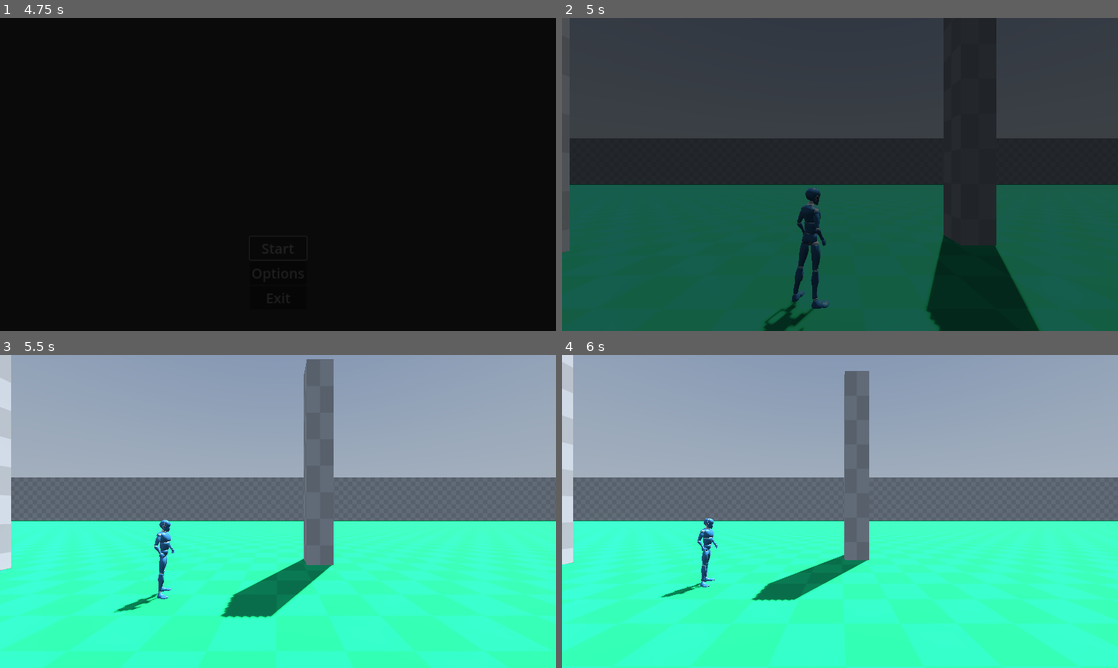
Above: before the commit, frames 1-4 (two rows, left to right).
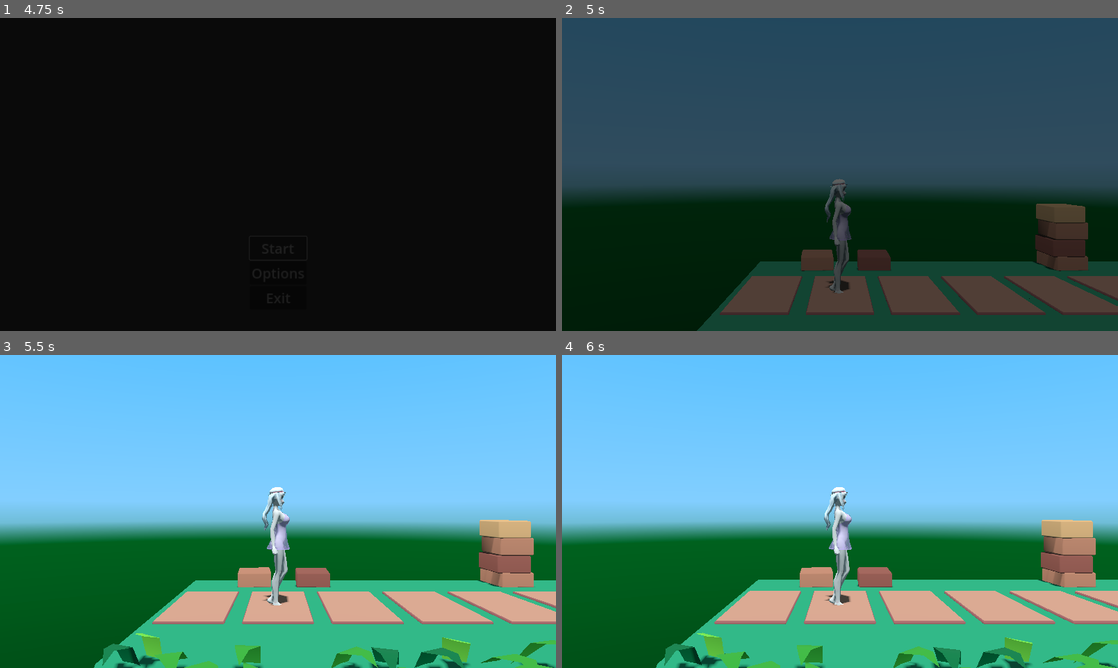
Above: after the commit, the same moments.

Repository: KoB-Kirito/nsfw-minijam-6
Game: Godot game, scene res://menu/splash_screen/splash_screen.tscn
Same seed, same stepped clock (60 frames per second), same inputs: the game is played once before the commit and once after it. A sky picture missing from this copy of the repository is replaced by a grey-blue gradient.
Inputs (mouse positions are in pixels of both pictures, inside the frame that each line leads up to):
- Up to frame 1 (4.75 s): move the mouse to (400, 158) at 0.52 s; click (400, 158) at 0.67 s; tap Enter at 1.25 s; drag from (166, 190) to (250, 237) at 1.27 s; tap Space at 2 s; move the mouse to (333, 105) at 2.02 s; click (333, 105) at 2.17 s; drag from (250, 237) to (111, 127) at 2.77 s; move the mouse to (444, 221) at 3.52 s; click (444, 221) at 3.67 s; click "Start" at 4.25 s
- Up to frame 2 (5 s): no input
- Up to frame 3 (5.5 s): move the mouse to (233, 508) at 5.02 s
- Up to frame 4 (6 s): move the mouse to (845, 511) at 5.77 s

Frame 1 is identical in both runs. In frame 2, 87% of the frame differs, in the area x 0-100%, y 0-100%; in frame 3, 100%; in frame 4, 100%.

Commit message:
add plenty of cc0 sounds, added demo sounds to option menu

Diff:
--- a/menu/main_menu/main_menu.tscn
+++ b/menu/main_menu/main_menu.tscn
@@ -1,7 +1,8 @@
-[gd_scene load_steps=4 format=3 uid="uid://dn4dashthsf4l"]
+[gd_scene load_steps=5 format=3 uid="uid://dn4dashthsf4l"]
 
 [ext_resource type="Theme" uid="uid://c46na1j7c1bq" path="res://menu/theme.tres" id="1_xjn03"]
 [ext_resource type="Script" path="res://menu/main_menu/main_menu.gd" id="2_opjhm"]
+[ext_resource type="AudioStream" uid="uid://2nrnsvnhc8py" path="res://assets/audio/bgm/Main Menu Music.wav" id="3_cg7ky"]
 [ext_resource type="PackedScene" uid="uid://csligmwblw82j" path="res://menu/options_menu/options_menu.tscn" id="3_d7lqq"]
 
 [node name="MainMenu" type="Control"]
@@ -13,7 +14,8 @@
 grow_vertical = 2
 theme = ExtResource("1_xjn03")
 script = ExtResource("2_opjhm")
-start_scene = "res://game/main.tscn"
+start_scene = "res://game/levels/Testlevel.tscn"
+bgm = ExtResource("3_cg7ky")
 
 [node name="VBoxContainer" type="VBoxContainer" parent="."]
 layout_mode = 1
--- a/menu/options_menu/audio.gd
+++ b/menu/options_menu/audio.gd
@@ -1,4 +1,8 @@
 extends TabBar
+
+
+## Sounds that will play when a slider is moved. Use same index as the bus layout order
+@export var demo_sounds: Array[AudioStream]
 
 
 func _ready() -> void:
@@ -8,6 +12,8 @@
 func setup_audio_options() -> void:
 	# master volume
 	%MasterVolumeOption.bus_index = 0
+	if demo_sounds.size() > 0:
+		%MasterVolumeOption.set_demo_sound(demo_sounds[0])
 
 	# add other busses
 	for bus_index in range(1, AudioServer.bus_count):
@@ -15,3 +21,5 @@
 		volume_option.name = AudioServer.get_bus_name(bus_index) + "VolumeOption"
 		%VolumeSliderContainer.add_child(volume_option)
 		volume_option.bus_index = bus_index
+		if demo_sounds.size() > bus_index:
+			volume_option.set_demo_sound(demo_sounds[bus_index])
--- a/menu/options_menu/options_menu.tscn
+++ b/menu/options_menu/options_menu.tscn
@@ -1,10 +1,38 @@
-[gd_scene load_steps=6 format=3 uid="uid://csligmwblw82j"]
+[gd_scene load_steps=19 format=3 uid="uid://csligmwblw82j"]
 
 [ext_resource type="Theme" uid="uid://c46na1j7c1bq" path="res://menu/theme.tres" id="1_63gep"]
 [ext_resource type="Script" path="res://menu/options_menu/options_menu.gd" id="2_rkcsq"]
 [ext_resource type="PackedScene" uid="uid://6so3mi5a1jed" path="res://menu/options_menu/volume_option.tscn" id="3_22gke"]
 [ext_resource type="Script" path="res://menu/options_menu/audio.gd" id="3_g02p7"]
+[ext_resource type="AudioStream" uid="uid://e1l5s4fmkg5f" path="res://assets/audio/bgm/indie-summer-141351.mp3" id="4_e7ivl"]
+[ext_resource type="AudioStream" uid="uid://iwksqjdvnuqn" path="res://assets/audio/bgm/wind-outside-sound-ambient-141989.mp3" id="4_wuuks"]
 [ext_resource type="Script" path="res://menu/options_menu/video.gd" id="5_exke4"]
+[ext_resource type="AudioStream" uid="uid://creavntres7bh" path="res://assets/audio/sounds/battle/swing2.wav" id="6_a5nbx"]
+[ext_resource type="AudioStream" uid="uid://d06frfpnvk3b5" path="res://assets/audio/sounds/battle/sword-unsheathe.wav" id="7_w4dnf"]
+[ext_resource type="AudioStream" uid="uid://doi7le2xvy0ya" path="res://assets/audio/voices/catgirl/jump/002_jump.wav" id="8_d6qsj"]
+[ext_resource type="AudioStream" uid="uid://2ewb6owwhhob" path="res://assets/audio/voices/catgirl/swing/002_swing.wav" id="9_c8rdr"]
+[ext_resource type="AudioStream" uid="uid://d6vn5c8h8mj1" path="res://assets/audio/voices/catgirl/congratulations/001_congratulations.wav" id="10_s4ovv"]
+[ext_resource type="AudioStream" uid="uid://gnb78tbg4ku2" path="res://assets/audio/voices/catgirl/i'll do my best/003_ill-do-my-best.wav" id="11_l7vjr"]
+[ext_resource type="AudioStream" uid="uid://bkqj6tubndnak" path="res://assets/audio/voices/catgirl/meow/001_meow.wav" id="11_xqcq5"]
+[ext_resource type="AudioStream" uid="uid://ly6tatjnwbiv" path="res://assets/audio/voices/catgirl/power meter full/003_power-meter-full.wav" id="12_lb820"]
+[ext_resource type="AudioStream" uid="uid://0wgnn86ehi41" path="res://assets/audio/voices/catgirl/Type 1/tornado.wav" id="13_0fjgh"]
+
+[sub_resource type="AudioStreamRandomizer" id="AudioStreamRandomizer_41flq"]
+random_pitch = 1.2
+random_volume_offset_db = 1.0
+streams_count = 5
+stream_0/stream = ExtResource("11_xqcq5")
+stream_1/stream = ExtResource("6_a5nbx")
+stream_2/stream = ExtResource("7_w4dnf")
+stream_3/stream = ExtResource("8_d6qsj")
+stream_4/stream = ExtResource("9_c8rdr")
+
+[sub_resource type="AudioStreamRandomizer" id="AudioStreamRandomizer_6eig2"]
+streams_count = 4
+stream_0/stream = ExtResource("10_s4ovv")
+stream_1/stream = ExtResource("11_l7vjr")
+stream_2/stream = ExtResource("12_lb820")
+stream_3/stream = ExtResource("13_0fjgh")
 
 [node name="OptionsMenu" type="Control"]
 layout_mode = 3
@@ -50,12 +78,12 @@
 layout_mode = 2
 size_flags_vertical = 3
 tab_alignment = 1
-current_tab = 1
+current_tab = 0
 
 [node name="Audio" type="TabBar" parent="MarginContainer/VBoxContainer/TabContainer"]
-visible = false
 layout_mode = 2
 script = ExtResource("3_g02p7")
+demo_sounds = Array[AudioStream]([ExtResource("4_wuuks"), ExtResource("4_e7ivl"), SubResource("AudioStreamRandomizer_41flq"), SubResource("AudioStreamRandomizer_6eig2")])
 metadata/_tab_index = 0
 
 [node name="MarginContainer" type="MarginContainer" parent="MarginContainer/VBoxContainer/TabContainer/Audio"]
@@ -79,6 +107,7 @@
 layout_mode = 2
 
 [node name="Video" type="TabBar" parent="MarginContainer/VBoxContainer/TabContainer"]
+visible = false
 layout_mode = 2
 script = ExtResource("5_exke4")
 metadata/_tab_index = 1
--- a/menu/options_menu/volume_option.gd
+++ b/menu/options_menu/volume_option.gd
@@ -1,22 +1,17 @@
 class_name VolumeOption
 extends HBoxContainer
 
-
-@export var demo_sound: AudioStream
 
 @onready var bus_index: int = 0:
 	set(value):
 		bus_index = value
 		%Label.text = AudioServer.get_bus_name(bus_index) + " Volume"
 		%VolumeSlider.value = db_to_percent(AudioServer.get_bus_volume_db(bus_index))
+		%snd_demo.bus = AudioServer.get_bus_name(bus_index)
 
 
-func _ready() -> void:
-	if not demo_sound:
-		push_warning("No demo sound set for " + AudioServer.get_bus_name(bus_index))
-		return
-
-	%snd_demo.stream = demo_sound
+func set_demo_sound(stream: AudioStream) -> void:
+	%snd_demo.stream = stream
 
 
 func _on_volume_slider_value_changed(value: float) -> void:
@@ -26,7 +21,13 @@
 
 
 func _on_volume_slider_drag_started() -> void:
-	%snd_demo.play()
+	if bus_index == 0 or bus_index == AudioServer.get_bus_index(Bgm.bus):
+		# master or music slider doesn't need audio when music is playing
+		if Bgm.playing:
+			return
+
+	if not %snd_demo.playing:
+		%snd_demo.play()
 
 func _on_volume_slider_focus_exited() -> void:
 	%snd_demo.stop()
--- a/menu/options_menu/volume_option.tscn
+++ b/menu/options_menu/volume_option.tscn
@@ -17,7 +17,6 @@
 layout_mode = 2
 size_flags_horizontal = 3
 size_flags_vertical = 1
-max_value = 200.0
 
 [node name="PercentLabel" type="Label" parent="."]
 unique_name_in_owner = true
Not shown, changed: assets/audio/bgm/Main Menu Music.wav.import
Not shown, changed: assets/audio/bgm/indie-summer-141351.mp3.import
Not shown, added: assets/audio/sounds/01-mouse_click.wav.import
Not shown, added: assets/audio/sounds/02-wood1.wav.import
Not shown, added: assets/audio/sounds/03-wood2.wav.import
Not shown, added: assets/audio/sounds/04-wood3.wav.import
Not shown, added: assets/audio/sounds/05-wood4.wav.import
Not shown, added: assets/audio/sounds/06-amethyst1.wav.import
Not shown, added: assets/audio/sounds/07-amethyst2.wav.import
Not shown, added: assets/audio/sounds/08-amethyst3.wav.import
Not shown, added: assets/audio/sounds/09-amethyst4.wav.import
Not shown, added: assets/audio/sounds/10-amethyst5.wav.import
(and 555 more such lines)
